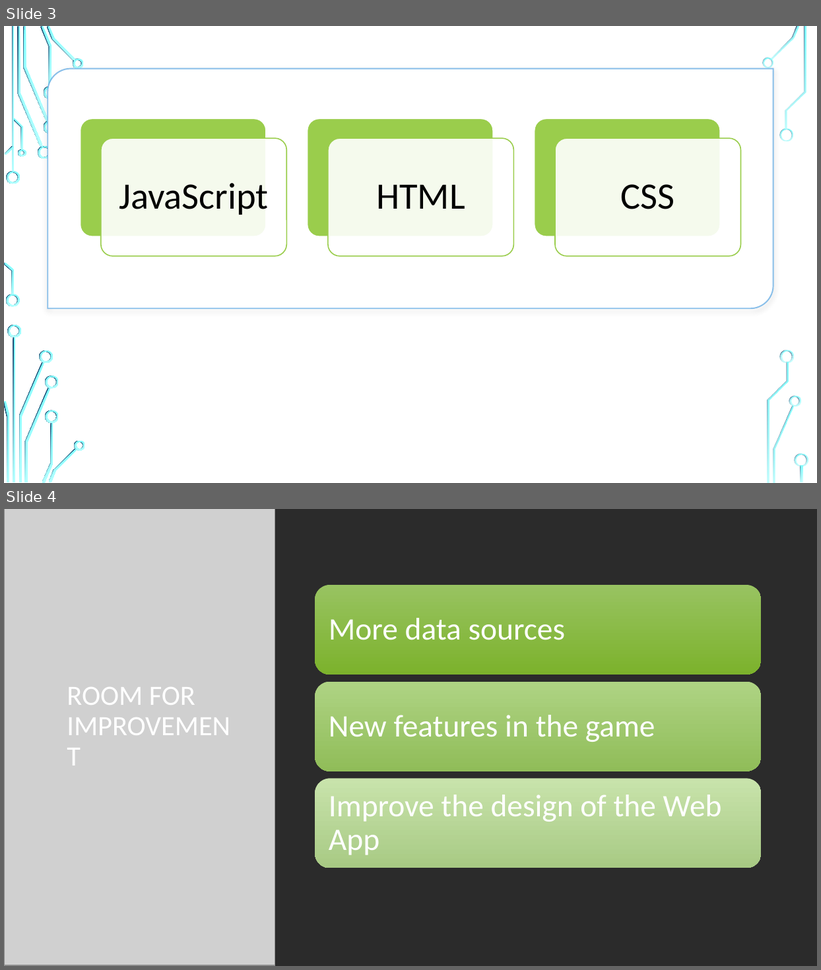
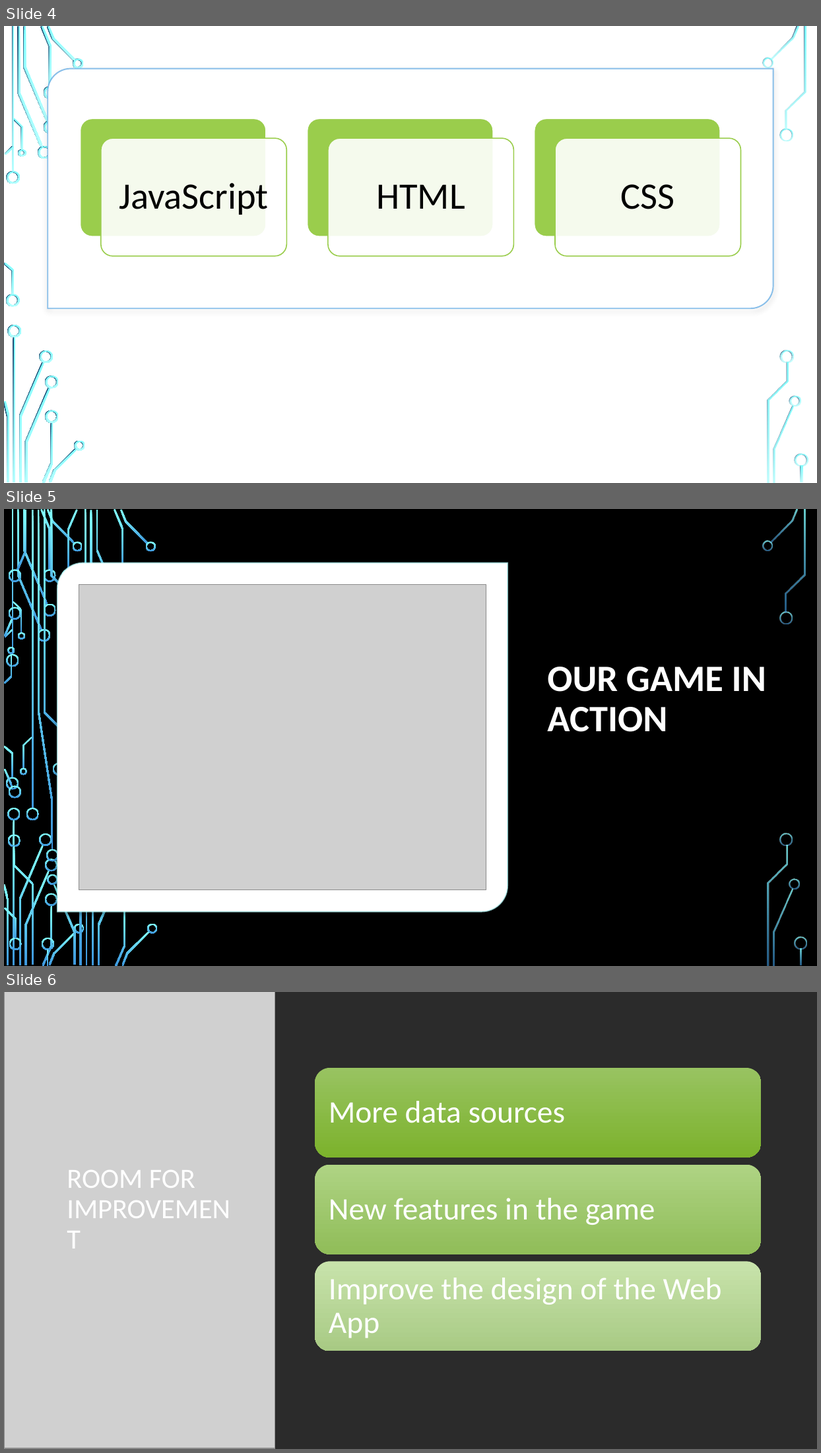
Before and after one commit to glasgow2017/team-5, a slide deck: Presentation/codeforhoodtech.pptx. Shown one above the other, each under a label of ours: slides 3 and 4 before the commit, slides 4, 5 and 6 after it. The pictures are 821x970 and 821x1453 pixels, drawn with LibreOffice and Linux fonts; fonts in the diff are those of the drawing; grey boxes stand for pictures; background and template pictures are left out; a plain dark background stands for a picture behind light text. Boxes give left, top, right and bottom in pixels: in the first picture for what was removed or moved away, otherwise in the second. Text is boxed around its words. In the diff, an @@ line names an element or a change of style, - is before the commit and + after.

```diff
--- a/Presentation/codeforhoodtech.pptx
+++ b/Presentation/codeforhoodtech.pptx
@@ slide 5 added at box(4, 509, 817, 966), background picture (left out) @@
@@ round diag rect added at box(57, 562, 507, 912), fill #FFFFFF, outline #B4FFFF 1.5 pt @@
@@ picture added at box(79, 585, 486, 890) @@
@@ text added at box(547, 667, 766, 732), 44 pt, text #FFFFFF, bold @@
+OUR GAME IN ACTION
@@ group added at box(4, 509, 158, 966): 43 freeform shapes, 4 rectangles @@
@@ group added at box(4, 509, 807, 966): 33 freeform shapes, 3 rectangles @@
@@ what was slide 3 is now slide 4 @@
@@ what was slide 4 is now slide 6 @@
```
Also in this commit, not shown: 1 slide changed, 2 other slides added, 1 other file.
